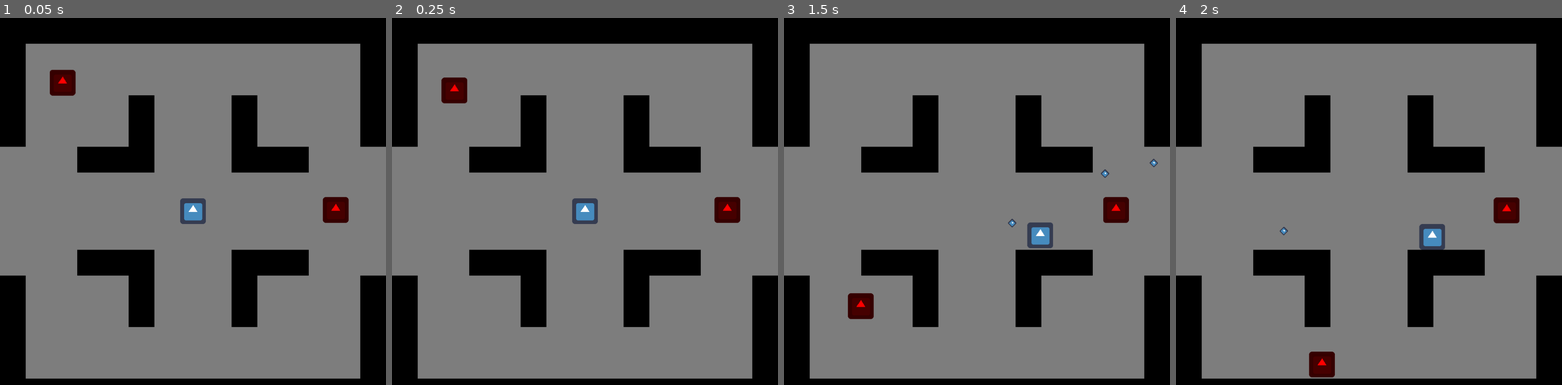
Above: before the commit, frames 1-4 (left to right).
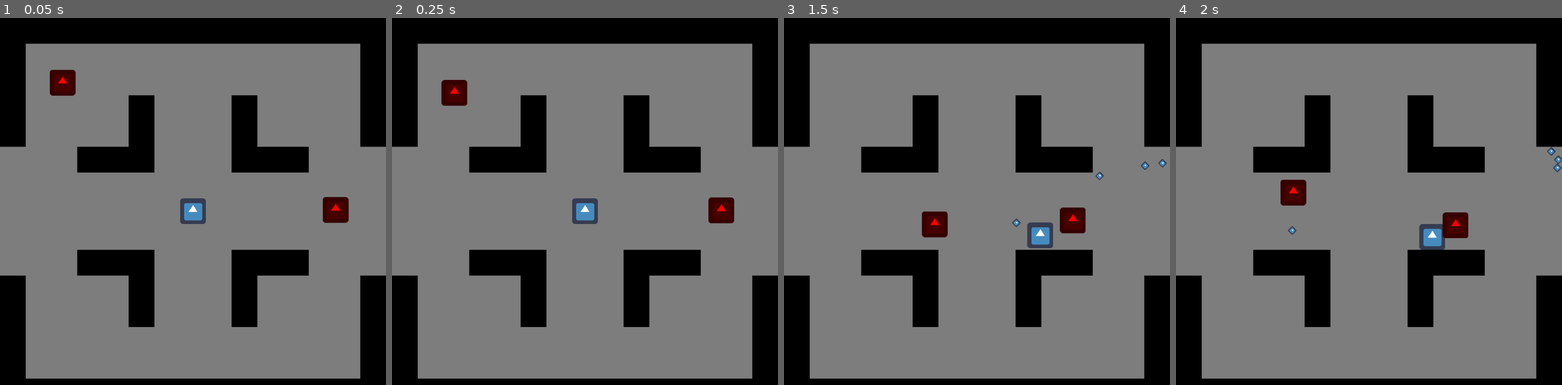
Above: after the commit, the same moments.

Repository: SlaQr/Every10Seconds
Game: Godot game, scene res://Game.tscn
Two runs of this game, one before a commit and one after it. Both use one fixed random seed, a clock stepped at 60 frames per second and the inputs below. The engine's default icon, where the game draws it, is replaced by a stand-in: a white triangle on a blue panel in a dark square.
Inputs (mouse positions are in pixels of both pictures, inside the frame that each line leads up to):
- Up to frame 1 (0.05 s): no input
- Up to frame 2 (0.25 s): no input
- Up to frame 3 (1.5 s): move the mouse to (1061, 190) at 0.52 s; press the mouse at (1061, 190) at 0.53 s; hold D (plr_right) 0.53-1.28 s; move the mouse to (899, 230) at 1.27 s; release the mouse at (899, 230) at 1.28 s; hold S (plr_down) from 1.28 s (still down); click (899, 230) at 1.35 s
- Up to frame 4 (2 s): keep holding S (plr_down)

The runs differ from the first frame. In frame 1, less than 0.1% of the frame differs, in the area x 83-91%, y 48-56%; in frame 2, 0.4%; in frame 3, 2.1%, in the area x 16-100%, y 38-83%; in frame 4, 2.0%.

Commit message:
Updated Bullet and enemy to rigidbody

Diff:
--- a/Bullet.gd
+++ b/Bullet.gd
@@ -1,4 +1,4 @@
-extends Area2D
+extends RigidBody2D
 
 
 # Declare member variables here. Examples:
@@ -13,13 +13,17 @@
 # Called when the node enters the scene tree for the first time.
 func _ready():
 	pass # Replace with function body.
+	#add_force()
 
 func set_direction(v2):
 	travel_direction = v2
+	apply_central_impulse(v2*600)
+	#add_central_force(v2*1000)
 
 # Called every frame. 'delta' is the elapsed time since the previous frame.
 #func _process(delta):
 #	pass
 
-func _physics_process(delta):
-	position += travel_direction * travel_speed * delta
+#func _physics_process(delta):
+	#position += travel_direction * travel_speed * delta
+	#pass
--- a/Bullet.tscn
+++ b/Bullet.tscn
@@ -1,12 +1,21 @@
-[gd_scene load_steps=4 format=2]
+[gd_scene load_steps=5 format=2]
 
 [ext_resource path="res://icon.png" type="Texture" id=1]
 [ext_resource path="res://Bullet.gd" type="Script" id=2]
 
+[sub_resource type="PhysicsMaterial" id=2]
+friction = 0.0
+bounce = 0.23
+
 [sub_resource type="CircleShape2D" id=1]
 radius = 9.0
 
-[node name="Bullet" type="Area2D"]
+[node name="Bullet" type="RigidBody2D"]
+collision_layer = 6
+collision_mask = 6
+mass = 65535.0
+physics_material_override = SubResource( 2 )
+gravity_scale = 0.0
 script = ExtResource( 2 )
 
 [node name="BulletShape" type="CollisionShape2D" parent="."]
--- a/Enemy.gd
+++ b/Enemy.gd
@@ -1,4 +1,4 @@
-extends KinematicBody2D
+extends RigidBody2D
 
 
 # Declare member variables here. Examples:
@@ -10,7 +10,6 @@
 var _momentum = Vector2(0,0)
 
 export var movespeed: int = 80
-export var preserved_momentum = 0.8
 
 # Called when the node enters the scene tree for the first time.
 func _ready():
@@ -21,9 +20,16 @@
 #func _process(delta):
 #	pass
 
+#func _process(delta):
+
+
 func _physics_process(delta):
 
-	_momentum *= preserved_momentum
-	_momentum += position.move_toward(next_location, delta*movespeed)\
+	var momentum = position.move_toward(next_location, delta*movespeed)\
 				 - position
-	_momentum = move_and_slide(_momentum)
+	apply_central_impulse(momentum)
+	rotation_degrees = 0
+	#_momentum = move_and_slide(_momentum)
+
+#func _integrate_forces(state):
+#	state.linear_velocity = _momentum
--- a/Enemy.tscn
+++ b/Enemy.tscn
@@ -7,25 +7,9 @@
 [sub_resource type="CircleShape2D" id=1]
 radius = 33.0151
 
-[sub_resource type="Animation" id=2]
-resource_name = "EnemyTimers"
-loop = true
-tracks/0/type = "method"
-tracks/0/path = NodePath("NavigationAgent2D")
-tracks/0/interp = 1
-tracks/0/loop_wrap = true
-tracks/0/imported = false
-tracks/0/enabled = true
-tracks/0/keys = {
-"times": PoolRealArray( 1 ),
-"transitions": PoolRealArray( 1 ),
-"values": [ {
-"args": [  ],
-"method": "update_player_pos"
-} ]
-}
-
-[node name="Enemy" type="KinematicBody2D"]
+[node name="Enemy" type="RigidBody2D"]
+collision_layer = 5
+collision_mask = 5
 script = ExtResource( 2 )
 
 [node name="NavigationAgent2D" type="NavigationAgent2D" parent="."]
@@ -35,6 +19,7 @@
 avoidance_enabled = true
 radius = 500.0
 neighbor_dist = 1000.0
+time_horizon = 2069.16
 max_speed = 1.0
 script = ExtResource( 3 )
 
@@ -44,8 +29,3 @@
 [node name="Sprite" type="Sprite" parent="."]
 modulate = Color( 1, 0, 0, 1 )
 texture = ExtResource( 1 )
-
-[node name="AnimationPlayer" type="AnimationPlayer" parent="."]
-autoplay = "EnemyTimers"
-reset_on_save = false
-anims/EnemyTimers = SubResource( 2 )
--- a/EnemyNavigation.gd
+++ b/EnemyNavigation.gd
@@ -7,11 +7,6 @@
 func _ready():
 	_player = get_tree().get_root().find_node("Player", true, false)
 	set_target_location(_player.position)
-	#get_node("../AnimationPlayer").play("EnemyTimers")
-
-func update_player_pos():
-	print("called")
-	#set_target_location(_player.position)
 
 # Called every frame. 'delta' is the elapsed time since the previous frame.
 func _physics_process(_delta):
--- a/Tilemap.tscn
+++ b/Tilemap.tscn
@@ -97,6 +97,8 @@
 
 [node name="Tilemap" type="TileMap" parent="."]
 tile_set = SubResource( 1 )
+collision_layer = 3
+collision_mask = 3
 bake_navigation = true
 format = 1
 tile_data = PoolIntArray( -65534, 3, 0, -65533, 3, 0, -65532, 3, 0, 0, 0, 0, 1, 0, 0, 2, 0, 0, 3, 0, 0, 4, 0, 0, 5, 0,  …(3154 unchanged characters)…
@@ -144,8 +146,9 @@
 
 [node name="Enemy" parent="Enemies" instance=ExtResource( 4 )]
 position = Vector2( 156, 161 )
-movespeed = 800
-preserved_momentum = 1.02
+movespeed = 1200
 
 [node name="Enemy2" parent="Enemies" instance=ExtResource( 4 )]
 position = Vector2( 835, 477 )
+linear_damp = 5.623
+movespeed = 1000
Not shown: 1 places in Enemy.tscn that only renumber resources
